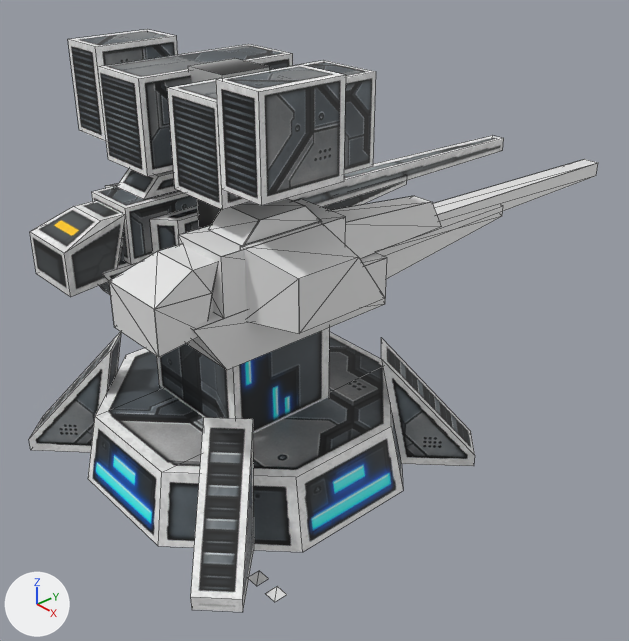
One commit to the Blender file _temporary/andernie/andernie.blend: the scene before it, then after it.
Both versions are drawn from a camera (50 mm lens) standing at (0.465, -0.339, 0.414) and looking at (0.004, 0.07, 0.093). Lighting does not change. The marker at lower left points along +X, +Y and +Z. The first picture is the older version. Mesh edges are drawn as thin lines.

Before the edit, the objects in view are built like this:
```python
me_barrel2 = bpy.data.meshes.new('barrel2')
me_barrel2.from_pydata(...)  # 44 vertices, 22 faces; spans x 5.7..15.7, y 32.5..41.2, z -73.0..23.2
me_barrel3 = bpy.data.meshes.new('barrel3')
me_barrel3.from_pydata(...)  # 18 vertices, 14 faces; spans x -15.6..-5.6, y 32.5..41.2, z -73.0..23.2
me_barrel3.materials.append(mat_andernie_bmp)  # picture img_andernie_bmp
me_turret2 = bpy.data.meshes.new('turret2')
me_turret2.from_pydata(...)  # 132 vertices, 66 faces; spans x 3.6..22.5, y 26.8..45.0, z -44.7..18.0
me_turret3 = bpy.data.meshes.new('turret3')
me_turret3.from_pydata(...)  # 56 vertices, 35 faces; spans x -22.5..-3.6, y 26.8..45.0, z -44.7..18.0
me_turret3.materials.append(mat_andernie_png)  # picture img_andernie_png
ob_barrel2 = bpy.data.objects.new('barrel2', me_barrel2)
ob_barrel2.location = (0.0, 0.0, 0.0)
ob_barrel2.rotation_euler = (1.571, 0.0, 0.0)  # degrees (90, 0, 0)
ob_barrel2.scale = (0.005, 0.005, 0.005)
ob_barrel3 = bpy.data.objects.new('barrel3', me_barrel3)
ob_barrel3.location = (0.0, 0.0, 0.0)
ob_barrel3.rotation_euler = (1.571, 0.0, 0.0)  # degrees (90, 0, 0)
ob_barrel3.scale = (0.005, 0.005, 0.005)
ob_turret2 = bpy.data.objects.new('turret2', me_turret2)
ob_turret2.location = (0.0, 0.0, 0.0)
ob_turret2.rotation_euler = (1.571, 0.0, 0.0)  # degrees (90, 0, 0)
ob_turret2.scale = (0.005, 0.005, 0.005)
ob_turret3 = bpy.data.objects.new('turret3', me_turret3)
ob_turret3.location = (0.0, 0.0, 0.0)
ob_turret3.rotation_euler = (1.571, 0.0, 0.0)  # degrees (90, 0, 0)
ob_turret3.scale = (0.005, 0.005, 0.005)
# also in view: 'base' at (0.0, 0.006, 0.15); 'aaturret1' at (0.0, 0.005, 0.272)
```
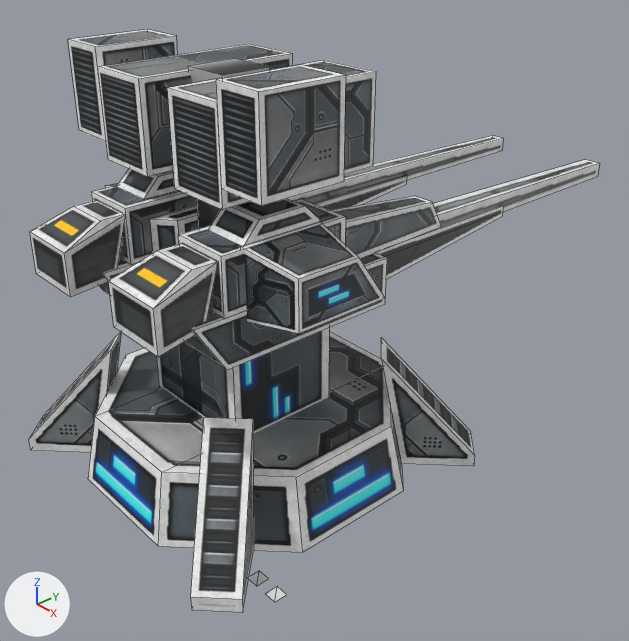
Where the change shows, as pixel boxes [x1, y1, x2, y2] in the pictures (629 x 641 px; the box of a moved part takes in the faces that stretch with it):
'turret3', reshaped: before [92, 169, 407, 295]; after [178, 196, 503, 370]
'turret2', reshaped: before [178, 196, 503, 370]; after [92, 169, 407, 295]
'barrel2', reshaped, recoloured: before [109, 159, 598, 357]; after [108, 160, 600, 357]
part 1 of me_barrel2, rebuilt: before [209, 163, 598, 314]; after [208, 160, 600, 314]
part 2 of me_barrel2, deleted: before [154, 293, 212, 357]
part 3 of me_barrel2, deleted: before [155, 262, 217, 309]
part 4 of me_barrel2, moved or reshaped: before [109, 159, 597, 357]; after [108, 244, 217, 357]

Patch to the scene script:
```diff
--- a/_temporary/andernie/andernie.blend.py
+++ b/_temporary/andernie/andernie.blend.py
@@ me_barrel2 @@
 # used by ob_barrel2; location = (0.0, 0.0, 0.0); rotation_euler = (1.571, 0.0, 0.0), in degrees (90, 0, 0); scale = (0.005, 0.005, 0.005)
-me_barrel2.from_pydata(...)  # 44 vertices, 22 faces; spans x 5.7..15.7, y 32.5..41.2, z -73.0..23.2
+me_barrel2.from_pydata(...)  # 18 vertices, 14 faces; spans x 5.6..15.6, y 32.5..41.2, z -73.0..23.2
+# me_barrel2 part 1: the loose piece of 4 vertices spanning x 11.9..13.2, y 32.5..37.5, z -73.0..15.7 is rebuilt with 8 vertices and now spans x 8.1..13.1, y 32.5..37.5, z -73.0..15.7, in mat_andernie_bmp (picture img_andernie_bmp)
+# me_barrel2 part 2: the loose piece of 4 vertices spanning x 14.4..15.7, y 32.5..38.8, z 14.5..23.2 is deleted
+# me_barrel2 part 3: the loose piece of 4 vertices spanning x 14.4..15.7, y 37.5..41.2, z 13.2..23.2 is deleted
+# me_barrel2 part 4
+# 20 vertices are removed from x 5.7..15.7, y 32.5..41.2, z -73.0..23.2
+# 10 faces are deleted
+# 10 vertices are added at x 5.6..15.6, y 32.5..41.2, z 13.2..23.2
+# 9 new faces join them
+# other edits to the shape of me_barrel2 do not show in these pictures
+me_barrel2.materials.append(mat_andernie_bmp)  # picture img_andernie_bmp
@@ me_turret3_001 @@
+me_turret3_001.from_pydata(...)  # 56 vertices, 35 faces; spans x 3.6..22.5, y 26.8..45.0, z -44.7..18.0
+me_turret3_001.materials.append(mat_andernie_png)  # picture img_andernie_png
@@ ob_turret2 @@
-ob_turret2 = bpy.data.objects.new('turret2', me_turret2)
+ob_turret2 = bpy.data.objects.new('turret2', me_turret3)
 ob_turret2.location = (0.0, 0.0, 0.0)
@@ ob_turret3 @@
-ob_turret3 = bpy.data.objects.new('turret3', me_turret3)
+ob_turret3 = bpy.data.objects.new('turret3', me_turret3_001)
 ob_turret3.location = (0.0, 0.0, 0.0)
```
